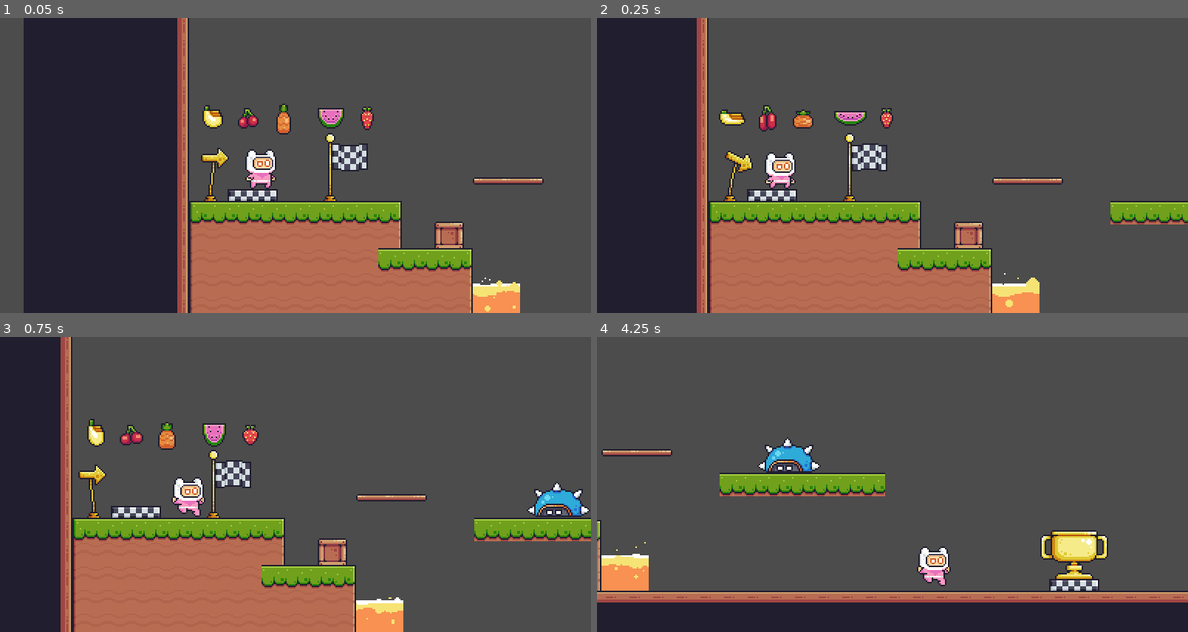
Above: before the commit, frames 1-4 (two rows, left to right).
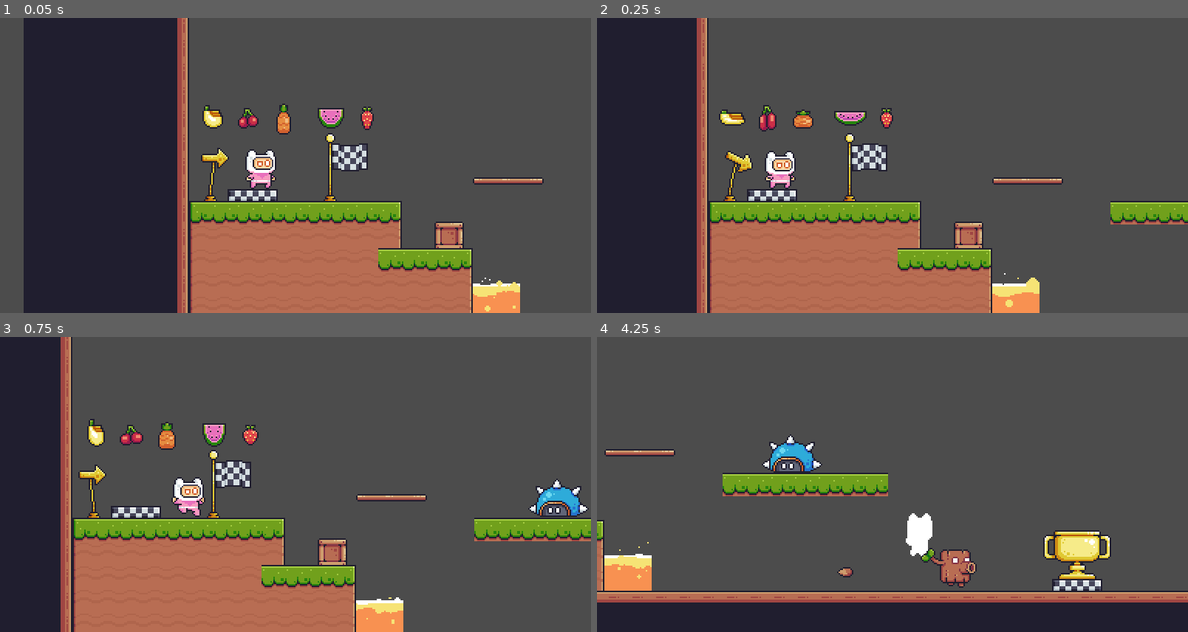
Above: after the commit, the same moments.

Repository: zesterquinn/frooty-lava
Game: Godot game, scene res://levels/TestLevel.tscn
The game is run twice, just before and just after one commit, with the same random seed, the same clock (stepped at 60 frames per second) and the same inputs. This scene is started directly instead of the project's main scene.
Inputs:
- Up to frame 1 (0.05 s): no input
- Up to frame 2 (0.25 s): no input
- Up to frame 3 (0.75 s): hold D (move_right) from 0.53 s (still down)
- Up to frame 4 (4.25 s): tap Space (jump) at 0.77, 1.52, 3.02, 3.77 s; release D (move_right) at 2.03 s; hold A (move_left) 2.03-2.78 s; hold D (move_right) from 2.78 s (still down)

Frame 1 is identical in both runs. In frame 2, 0.3% of the frame differs, in the area x 28-34%, y 45-57%; in frame 3, 0.5%; in frame 4, 4.2%, in the area x 0-100%, y 33-89%.

Commit message:
add trunk logic

Diff:
--- a/character/Player.tscn
+++ b/character/Player.tscn
@@ -246,7 +246,7 @@
 [node name="AnimatedSprite" type="AnimatedSprite" parent="."]
 frames = SubResource( 12 )
 animation = "idle"
-frame = 7
+frame = 5
 playing = true
 
 [node name="CollisionShape2D" type="CollisionShape2D" parent="."]
@@ -259,5 +259,3 @@
 [node name="CollisionShape2D" type="CollisionShape2D" parent="HitArea"]
 position = Vector2( 0.5, 4.5 )
 shape = SubResource( 50 )
-
-[connection signal="area_entered" from="HitArea" to="." method="_on_HitArea_area_entered"]
--- a/character/player_script.gd
+++ b/character/player_script.gd
@@ -28,15 +28,18 @@
 		velocity = move_and_slide(velocity, Vector2.UP)
 
 func hit_by_enemy() -> void:
-	var knockback := 2500.0
+	if(is_hit):
+		return
+
+	var knockback := 1000.0
 
 	is_hit = true
 
 	if(_animated_sprite.flip_h == false):
 		knockback = -knockback
 
-	velocity.x = lerp(velocity.x, knockback, 1)
-	velocity.y = 0
+	velocity.x =  lerp(velocity.x, knockback, 1)
+	velocity.y = lerp(velocity.y, -900.0, .6)
 	velocity = move_and_slide(velocity, Vector2.UP)
 
 	yield(get_tree().create_timer(0.2), "timeout")
--- a/enemies/skull/Skull.tscn
+++ b/enemies/skull/Skull.tscn
@@ -182,7 +182,7 @@
 [node name="AnimatedSprite" type="AnimatedSprite" parent="."]
 frames = SubResource( 10 )
 animation = "idle_1"
-frame = 1
+frame = 7
 playing = true
 
 [node name="CollisionShape2D" type="CollisionShape2D" parent="."]
--- /dev/null
+++ b/enemies/trunk/Bullet.tscn
@@ -0,0 +1,47 @@
+[gd_scene load_steps=9 format=2]
+
+[ext_resource path="res://enemies/animation/Trunk/Bullet.png" type="Texture" id=1]
+[ext_resource path="res://enemies/animation/Trunk/Bullet Pieces.png" type="Texture" id=2]
+[ext_resource path="res://enemies/trunk/bullet.gd" type="Script" id=3]
+
+[sub_resource type="AtlasTexture" id=4]
+atlas = ExtResource( 2 )
+region = Rect2( 0, 0, 16, 16 )
+
+[sub_resource type="AtlasTexture" id=5]
+atlas = ExtResource( 2 )
+region = Rect2( 16, 0, 16, 16 )
+
+[sub_resource type="AtlasTexture" id=1]
+atlas = ExtResource( 1 )
+region = Rect2( 0, 0, 16, 16 )
+
+[sub_resource type="SpriteFrames" id=2]
+animations = [ {
+"frames": [ SubResource( 4 ), SubResource( 5 ) ],
+"loop": false,
+"name": "die",
+"speed": 20.0
+}, {
+"frames": [ SubResource( 1 ) ],
+"loop": true,
+"name": "idle",
+"speed": 5.0
+} ]
+
+[sub_resource type="RectangleShape2D" id=3]
+extents = Vector2( 5.5, 3.5 )
+
+[node name="Bullet" type="KinematicBody2D"]
+collision_layer = 2
+collision_mask = 9
+script = ExtResource( 3 )
+
+[node name="AnimatedSprite" type="AnimatedSprite" parent="."]
+frames = SubResource( 2 )
+animation = "idle"
+playing = true
+
+[node name="CollisionShape2D" type="CollisionShape2D" parent="."]
+position = Vector2( 0.5, 0.5 )
+shape = SubResource( 3 )
--- a/enemies/trunk/Trunk.tscn
+++ b/enemies/trunk/Trunk.tscn
@@ -1,247 +1,200 @@
-[gd_scene load_steps=55 format=2]
+[gd_scene load_steps=57 format=2]
 
 [ext_resource path="res://enemies/animation/Trunk/Idle (64x32).png" type="Texture" id=1]
 [ext_resource path="res://enemies/animation/Trunk/Hit (64x32).png" type="Texture" id=2]
 [ext_resource path="res://enemies/animation/Trunk/Run (64x32).png" type="Texture" id=3]
 [ext_resource path="res://enemies/animation/Trunk/Attack (64x32).png" type="Texture" id=4]
+[ext_resource path="res://enemies/trunk/trunk.gd" type="Script" id=5]
 
 [sub_resource type="AtlasTexture" id=40]
-flags = 4
 atlas = ExtResource( 4 )
 region = Rect2( 0, 0, 64, 32 )
 
 [sub_resource type="AtlasTexture" id=41]
-flags = 4
 atlas = ExtResource( 4 )
 region = Rect2( 64, 0, 64, 32 )
 
 [sub_resource type="AtlasTexture" id=42]
-flags = 4
 atlas = ExtResource( 4 )
 region = Rect2( 128, 0, 64, 32 )
 
 [sub_resource type="AtlasTexture" id=43]
-flags = 4
 atlas = ExtResource( 4 )
 region = Rect2( 192, 0, 64, 32 )
 
 [sub_resource type="AtlasTexture" id=44]
-flags = 4
 atlas = ExtResource( 4 )
 region = Rect2( 256, 0, 64, 32 )
 
 [sub_resource type="AtlasTexture" id=45]
-flags = 4
 atlas = ExtResource( 4 )
 region = Rect2( 320, 0, 64, 32 )
 
 [sub_resource type="AtlasTexture" id=46]
-flags = 4
 atlas = ExtResource( 4 )
 region = Rect2( 384, 0, 64, 32 )
 
 [sub_resource type="AtlasTexture" id=47]
-flags = 4
 atlas = ExtResource( 4 )
 region = Rect2( 448, 0, 64, 32 )
 
 [sub_resource type="AtlasTexture" id=48]
-flags = 4
 atlas = ExtResource( 4 )
 region = Rect2( 512, 0, 64, 32 )
 
 [sub_resource type="AtlasTexture" id=49]
-flags = 4
 atlas = ExtResource( 4 )
 region = Rect2( 576, 0, 64, 32 )
 
 [sub_resource type="AtlasTexture" id=50]
-flags = 4
 atlas = ExtResource( 4 )
 region = Rect2( 640, 0, 64, 32 )
 
 [sub_resource type="AtlasTexture" id=21]
-flags = 4
 atlas = ExtResource( 2 )
 region = Rect2( 0, 0, 64, 32 )
 
 [sub_resource type="AtlasTexture" id=22]
-flags = 4
 atlas = ExtResource( 2 )
 region = Rect2( 64, 0, 64, 32 )
 
 [sub_resource type="AtlasTexture" id=23]
-flags = 4
 atlas = ExtResource( 2 )
 region = Rect2( 128, 0, 64, 32 )
 
 [sub_resource type="AtlasTexture" id=24]
-flags = 4
 atlas = ExtResource( 2 )
 region = Rect2( 192, 0, 64, 32 )
 
 [sub_resource type="AtlasTexture" id=25]
-flags = 4
 atlas = ExtResource( 2 )
 region = Rect2( 256, 0, 64, 32 )
 
 [sub_resource type="AtlasTexture" id=2]
-flags = 4
 atlas = ExtResource( 1 )
 region = Rect2( 0, 0, 64, 32 )
 
 [sub_resource type="AtlasTexture" id=3]
-flags = 4
 atlas = ExtResource( 1 )
 region = Rect2( 64, 0, 64, 32 )
 
 [sub_resource type="AtlasTexture" id=4]
-flags = 4
 atlas = ExtResource( 1 )
 region = Rect2( 128, 0, 64, 32 )
 
 [sub_resource type="AtlasTexture" id=5]
-flags = 4
 atlas = ExtResource( 1 )
 region = Rect2( 192, 0, 64, 32 )
 
 [sub_resource type="AtlasTexture" id=6]
-flags = 4
 atlas = ExtResource( 1 )
 region = Rect2( 256, 0, 64, 32 )
 
 [sub_resource type="AtlasTexture" id=7]
-flags = 4
 atlas = ExtResource( 1 )
 region = Rect2( 320, 0, 64, 32 )
 
 [sub_resource type="AtlasTexture" id=8]
-flags = 4
 atlas = ExtResource( 1 )
 region = Rect2( 384, 0, 64, 32 )
 
 [sub_resource type="AtlasTexture" id=9]
-flags = 4
 atlas = ExtResource( 1 )
 region = Rect2( 448, 0, 64, 32 )
 
 [sub_resource type="AtlasTexture" id=10]
-flags = 4
 atlas = ExtResource( 1 )
 region = Rect2( 512, 0, 64, 32 )
 
 [sub_resource type="AtlasTexture" id=11]
-flags = 4
 atlas = ExtResource( 1 )
 region = Rect2( 576, 0, 64, 32 )
 
 [sub_resource type="AtlasTexture" id=12]
-flags = 4
 atlas = ExtResource( 1 )
 region = Rect2( 640, 0, 64, 32 )
 
 [sub_resource type="AtlasTexture" id=13]
-flags = 4
 atlas = ExtResource( 1 )
 region = Rect2( 704, 0, 64, 32 )
 
 [sub_resource type="AtlasTexture" id=14]
-flags = 4
 atlas = ExtResource( 1 )
 region = Rect2( 768, 0, 64, 32 )
 
 [sub_resource type="AtlasTexture" id=15]
-flags = 4
 atlas = ExtResource( 1 )
 region = Rect2( 832, 0, 64, 32 )
 
 [sub_resource type="AtlasTexture" id=16]
-flags = 4
 atlas = ExtResource( 1 )
 region = Rect2( 896, 0, 64, 32 )
 
 [sub_resource type="AtlasTexture" id=17]
-flags = 4
 atlas = ExtResource( 1 )
 region = Rect2( 960, 0, 64, 32 )
 
 [sub_resource type="AtlasTexture" id=18]
-flags = 4
 atlas = ExtResource( 1 )
 region = Rect2( 1024, 0, 64, 32 )
 
 [sub_resource type="AtlasTexture" id=19]
-flags = 4
 atlas = ExtResource( 1 )
 region = Rect2( 1088, 0, 64, 32 )
 
 [sub_resource type="AtlasTexture" id=26]
-flags = 4
 atlas = ExtResource( 3 )
 region = Rect2( 0, 0, 64, 32 )
 
 [sub_resource type="AtlasTexture" id=27]
-flags = 4
 atlas = ExtResource( 3 )
 region = Rect2( 64, 0, 64, 32 )
 
 [sub_resource type="AtlasTexture" id=28]
-flags = 4
 atlas = ExtResource( 3 )
 region = Rect2( 128, 0, 64, 32 )
 
 [sub_resource type="AtlasTexture" id=29]
-flags = 4
 atlas = ExtResource( 3 )
 region = Rect2( 192, 0, 64, 32 )
 
 [sub_resource type="AtlasTexture" id=30]
-flags = 4
 atlas = ExtResource( 3 )
 region = Rect2( 256, 0, 64, 32 )
 
 [sub_resource type="AtlasTexture" id=31]
-flags = 4
 atlas = ExtResource( 3 )
 region = Rect2( 320, 0, 64, 32 )
 
 [sub_resource type="AtlasTexture" id=32]
-flags = 4
 atlas = ExtResource( 3 )
 region = Rect2( 384, 0, 64, 32 )
 
 [sub_resource type="AtlasTexture" id=33]
-flags = 4
 atlas = ExtResource( 3 )
 region = Rect2( 448, 0, 64, 32 )
 
 [sub_resource type="AtlasTexture" id=34]
-flags = 4
 atlas = ExtResource( 3 )
 region = Rect2( 512, 0, 64, 32 )
 
 [sub_resource type="AtlasTexture" id=35]
-flags = 4
 atlas = ExtResource( 3 )
 region = Rect2( 576, 0, 64, 32 )
 
 [sub_resource type="AtlasTexture" id=36]
-flags = 4
 atlas = ExtResource( 3 )
 region = Rect2( 640, 0, 64, 32 )
 
 [sub_resource type="AtlasTexture" id=37]
-flags = 4
 atlas = ExtResource( 3 )
 region = Rect2( 704, 0, 64, 32 )
 
 [sub_resource type="AtlasTexture" id=38]
-flags = 4
 atlas = ExtResource( 3 )
 region = Rect2( 768, 0, 64, 32 )
 
 [sub_resource type="AtlasTexture" id=39]
-flags = 4
 atlas = ExtResource( 3 )
 region = Rect2( 832, 0, 64, 32 )
 
@@ -268,18 +221,50 @@
 "speed": 20.0
 } ]
 
-[sub_resource type="CapsuleShape2D" id=51]
-radius = 11.0
-height = 4.0
-
-[node name="Node2D" type="KinematicBody2D"]
+[sub_resource type="RectangleShape2D" id=54]
+extents = Vector2( 10.5, 12.5 )
+
+[sub_resource type="RectangleShape2D" id=52]
+extents = Vector2( 11.5, 13 )
+
+[node name="Trunk" type="KinematicBody2D" groups=["enemies"]]
+collision_layer = 2
+collision_mask = 9
+script = ExtResource( 5 )
 
 [node name="AnimatedSprite" type="AnimatedSprite" parent="."]
 frames = SubResource( 20 )
-animation = "idle"
-frame = 11
+animation = "run"
+frame = 9
 playing = true
 
 [node name="CollisionShape2D" type="CollisionShape2D" parent="."]
+visible = false
+position = Vector2( 0.5, 3.5 )
+shape = SubResource( 54 )
+
+[node name="SpikeArea" type="Area2D" parent="."]
+visible = false
+collision_layer = 2
+
+[node name="CollisionShape2D" type="CollisionShape2D" parent="SpikeArea"]
+position = Vector2( 0.5, 3 )
+shape = SubResource( 52 )
+
+[node name="FloorChecker" type="RayCast2D" parent="."]
+visible = false
+position = Vector2( -10, 2 )
+enabled = true
+cast_to = Vector2( 0, 30 )
+collision_mask = 8
+
+[node name="ShootingRange" type="RayCast2D" parent="."]
+visible = false
+position = Vector2( 0, 2 )
+enabled = true
+cast_to = Vector2( -150, 0 )
+
+[node name="BulletPosition" type="Position2D" parent="."]
 position = Vector2( 0, 3 )
-shape = SubResource( 51 )
+
+[connection signal="body_entered" from="SpikeArea" to="." method="_on_SpikeArea_body_entered"]
--- /dev/null
+++ b/enemies/trunk/bullet.gd
@@ -0,0 +1,19 @@
+extends KinematicBody2D
+
+onready var _animation = $AnimatedSprite
+
+var velocity := Vector2.ZERO
+var speed := 150
+var bullet_direction := -1
+
+func _physics_process(delta: float) -> void:
+	if(is_on_wall()):
+		queue_free()
+
+	velocity.x = bullet_direction * speed
+	velocity = move_and_slide(velocity, Vector2.UP)
+
+	_animation.flip_h = bullet_direction == 1
+
+func get_current_direction(direction):
+	bullet_direction = direction
--- /dev/null
+++ b/enemies/trunk/trunk.gd
@@ -0,0 +1,55 @@
+extends KinematicBody2D
+
+export var speed := 100.0
+export var gravity := 1000.0
+export var _shootingRangeLength = 150
+
+onready var _animation = $AnimatedSprite
+onready var _collisionShape = $CollisionShape2D
+onready var _floorChecker = $FloorChecker
+onready var _shootingRange = $ShootingRange
+onready var _bulletPosition = $BulletPosition
+
+const bulletPath = preload("res://enemies/trunk/Bullet.tscn")
+
+var current_direction := 1
+var velocity := Vector2.ZERO
+var can_fire := true
+
+func _ready() -> void:
+	_shootingRange.cast_to.x = -_shootingRangeLength if not _animation.flip_h else _shootingRangeLength
+	if(current_direction == 1):
+		_animation.flip_h = true
+
+func _physics_process(delta: float) -> void:
+	if(is_on_wall() or not _floorChecker.is_colliding()):
+		current_direction = current_direction * -1
+		_animation.flip_h = not _animation.flip_h
+		_floorChecker.position.x = _collisionShape.shape.get_extents().x * current_direction
+		_shootingRange.cast_to.x = -_shootingRangeLength if not _animation.flip_h else _shootingRangeLength
+
+	if(_shootingRange.is_colliding()):
+		velocity.x = 0
+		if(can_fire):
+			_animation.play("attack")
+			shoot_bullet()
+	else:
+		velocity.x = current_direction * speed
+		_animation.play("run")
+
+	velocity.y += gravity * delta
+	velocity = move_and_slide(velocity, Vector2.UP)
+
+func _on_SpikeArea_body_entered(body: Node) -> void:
+	if(body.name == 'Player' and body.has_method('hit_by_enemy')):
+		body.call('hit_by_enemy')
+
+func shoot_bullet():
+	var bullet = bulletPath.instance()
+
+	bullet.get_current_direction(current_direction)
+	bullet.position = _bulletPosition.global_position
+	get_parent().add_child(bullet)
+	can_fire = false
+	yield(get_tree().create_timer(.55), "timeout")
+	can_fire = true
--- a/enemies/turtle/Turtle.tscn
+++ b/enemies/turtle/Turtle.tscn
@@ -248,6 +248,7 @@
 [node name="AnimatedSprite" type="AnimatedSprite" parent="."]
 frames = SubResource( 29 )
 animation = "idle_1"
+frame = 9
 playing = true
 
 [node name="CollisionShape2D" type="CollisionShape2D" parent="."]
@@ -255,6 +256,7 @@
 shape = SubResource( 53 )
 
 [node name="SpikeArea" type="Area2D" parent="."]
+collision_layer = 2
 
 [node name="CollisionShape2D" type="CollisionShape2D" parent="SpikeArea"]
 position = Vector2( 0.5, 3 )
@@ -273,4 +275,3 @@
 collision_mask = 8
 
 [connection signal="body_entered" from="SpikeArea" to="." method="_on_SpikeArea_body_entered"]
-[connection signal="body_entered" from="BodyArea" to="." method="_on_BodyArea_body_entered"]
--- a/enemies/turtle/turtle.gd
+++ b/enemies/turtle/turtle.gd
@@ -26,5 +26,6 @@
 	velocity = move_and_slide(velocity, Vector2.UP)
 
 func _on_SpikeArea_body_entered(body: Node) -> void:
+	print_debug(body.name)
 	if(body.name == 'Player' and body.has_method('hit_by_enemy')):
 		body.call('hit_by_enemy')
--- a/levels/TestLevel.tscn
+++ b/levels/TestLevel.tscn
@@ -13,6 +13,7 @@
 [ext_resource path="res://levels/Props/Scenes/StartFlagScene.tscn" type="PackedScene" id=11]
 [ext_resource path="res://levels/Props/Scenes/CheckpointFlagScene.tscn" type="PackedScene" id=12]
 [ext_resource path="res://levels/Props/Scenes/TropyScene.tscn" type="PackedScene" id=13]
+[ext_resource path="res://enemies/trunk/Trunk.tscn" type="PackedScene" id=14]
 
 [node name="TestLevel" type="Node2D"]
 
@@ -64,6 +65,9 @@
 [node name="Turtle" parent="Enemies" instance=ExtResource( 7 )]
 position = Vector2( 385, 179 )
 
+[node name="Node2D" parent="Enemies" instance=ExtResource( 14 )]
+position = Vector2( 429, 251 )
+
 [node name="Fruits" type="Node2D" parent="."]
 
 [node name="Strawberry" parent="Fruits" instance=ExtResource( 2 )]
Not shown: 1 places in levels/TestLevel.tscn that only renumber resources
